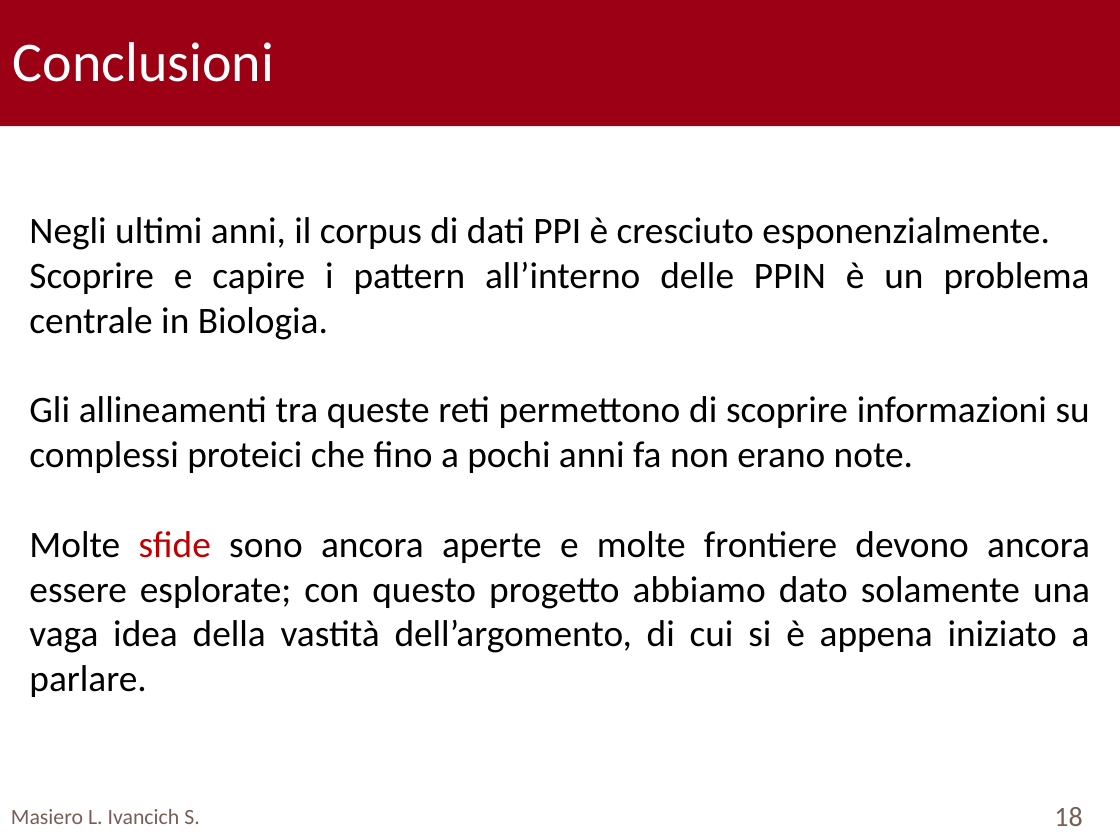
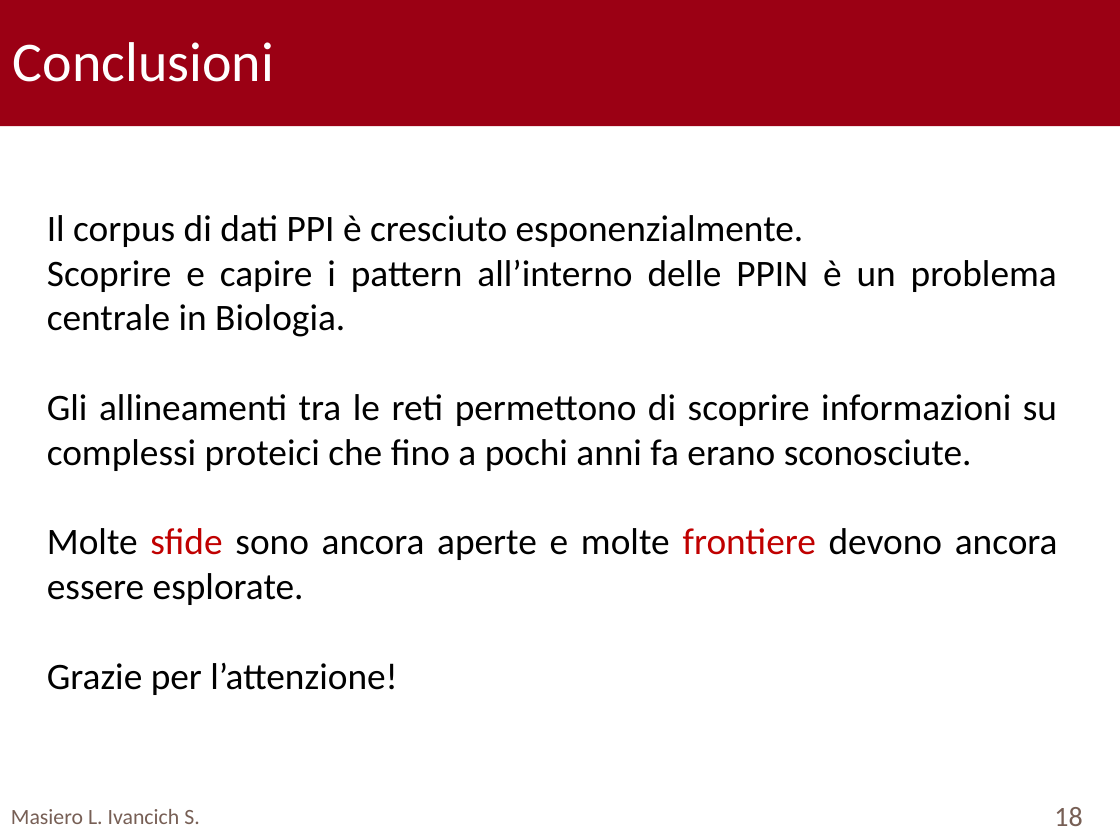
Before and after one commit to TyllanDrake/NetworkAlignment, a slide deck: slide 18 of Presentation/Presentation.pptx. Drawn at 1120x840 pixels with LibreOffice and Linux fonts; fonts in the diff are those of the drawing; background and template pictures are left out. Boxes give left, top, right and bottom in pixels: in the first picture for what was removed or moved away, otherwise in the second. Text is boxed around its words. In the diff, an @@ line names an element or a change of style, - is before the commit and + after.

```diff
--- a/Presentation/Presentation.pptx
+++ b/Presentation/Presentation.pptx
@@ text "Il corpus di dati PPI ...": place and size @@
-text "Il corpus di dati PPI ..." at [29, 217, 1090, 697]
+text "Il corpus di dati PPI ..." at [47, 215, 1058, 695]
@@ text at [47, 215, 804, 247]: text changed @@
-Negli ultimi anni, il corpus di dati PPI è cresciuto esponenzialmente.
+Il corpus di dati PPI è cresciuto esponenzialmente.
@@ text at [47, 394, 1058, 695]: text changed @@
-Gli allineamenti tra queste reti permettono di scoprire informazioni su complessi proteici che ﬁno a pochi anni fa non erano note.
-Molte sﬁde sono ancora aperte e molte frontiere devono ancora essere esplorate; con questo progetto abbiamo dato solamente una vaga idea della vastità dell’argomento, di cui si è appena iniziato a parlare.
+Gli allineamenti tra le reti permettono di scoprire informazioni su complessi proteici che fino a pochi anni fa erano sconosciute.
+Molte sfide sono ancora aperte e molte frontiere devono ancora essere esplorate.
+Grazie per l’attenzione!
```
Also in this commit, not shown: 15 other slides changed, 2 other files.
